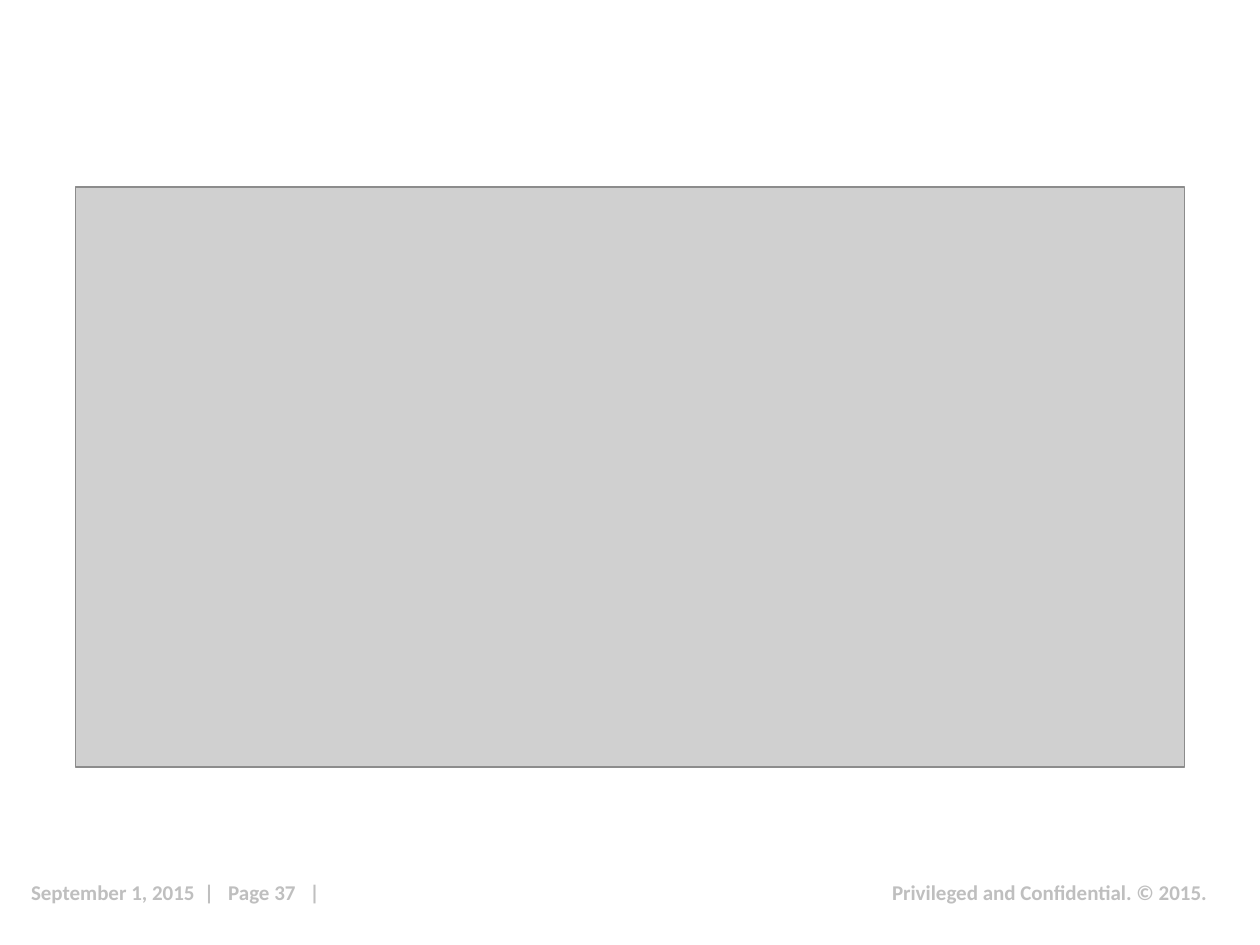
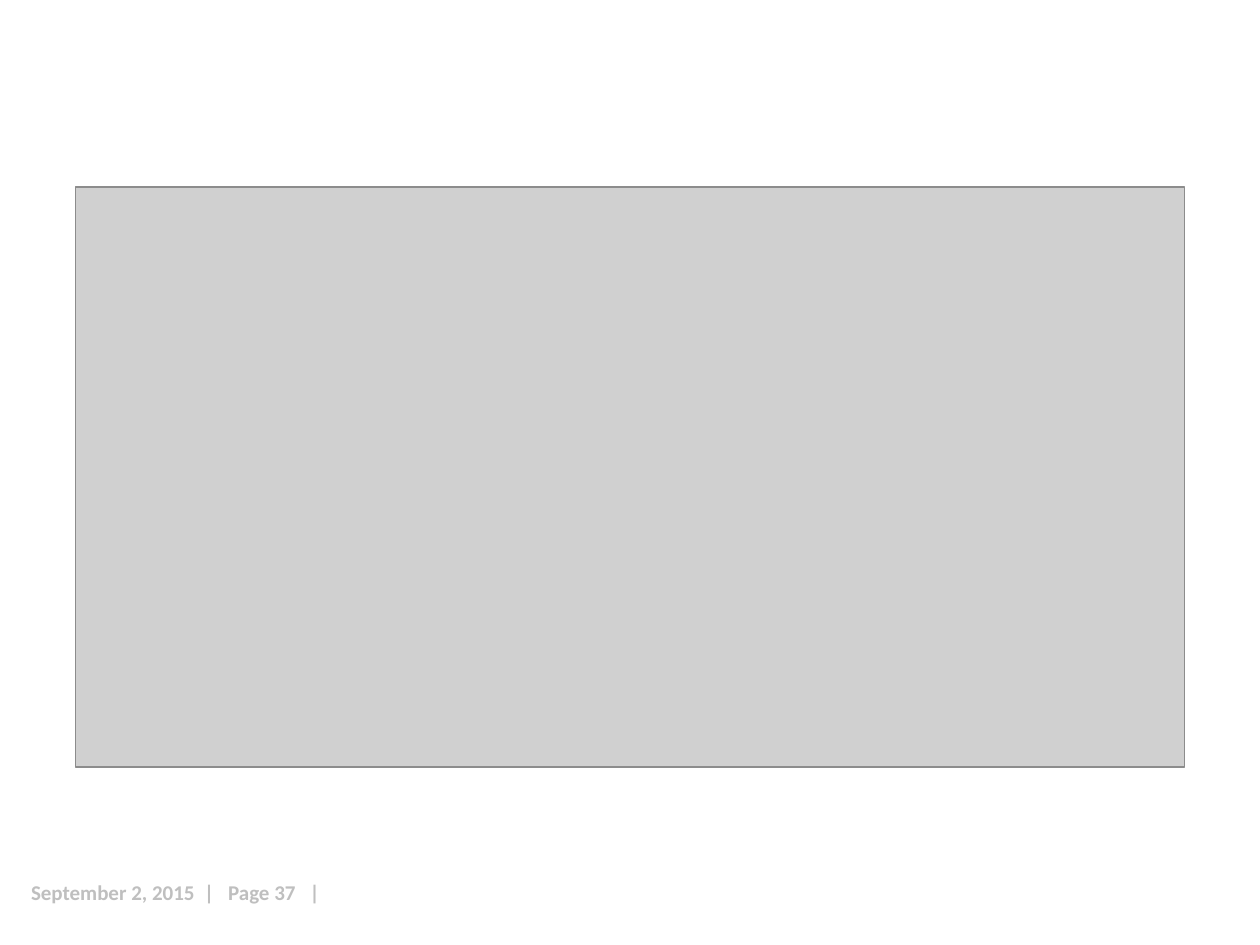
Before and after one commit to TimBarcz/Presentations, a slide deck: slide 37 of 2015-09-02 NDDNUG/Barcz-Business-Of-Software-2015-09-02.pptx. Drawn at 1260x945 pixels with LibreOffice and Linux fonts; fonts in the diff are those of the drawing; grey boxes stand for pictures; background and template pictures are left out. Boxes give left, top, right and bottom in pixels: in the first picture for what was removed or moved away, otherwise in the second. Text is boxed around its words. In the diff, an @@ line names an element or a change of style, - is before the commit and + after.

```diff
--- a/2015-09-02 NDDNUG/Barcz-Business-Of-Software-2015-09-02.pptx
+++ b/2015-09-02 NDDNUG/Barcz-Business-Of-Software-2015-09-02.pptx
@@ text at [31,885,295,903]: text changed @@
-September 1, 2015 | Page 37 |
+September 2, 2015 | Page 37 |
@@ text removed at [892,885,1207,903] @@
-Privileged and Confidential. © 2015.
```
Also in this commit, not shown: 46 other slides changed, 2 slides added, 1 slide removed.
